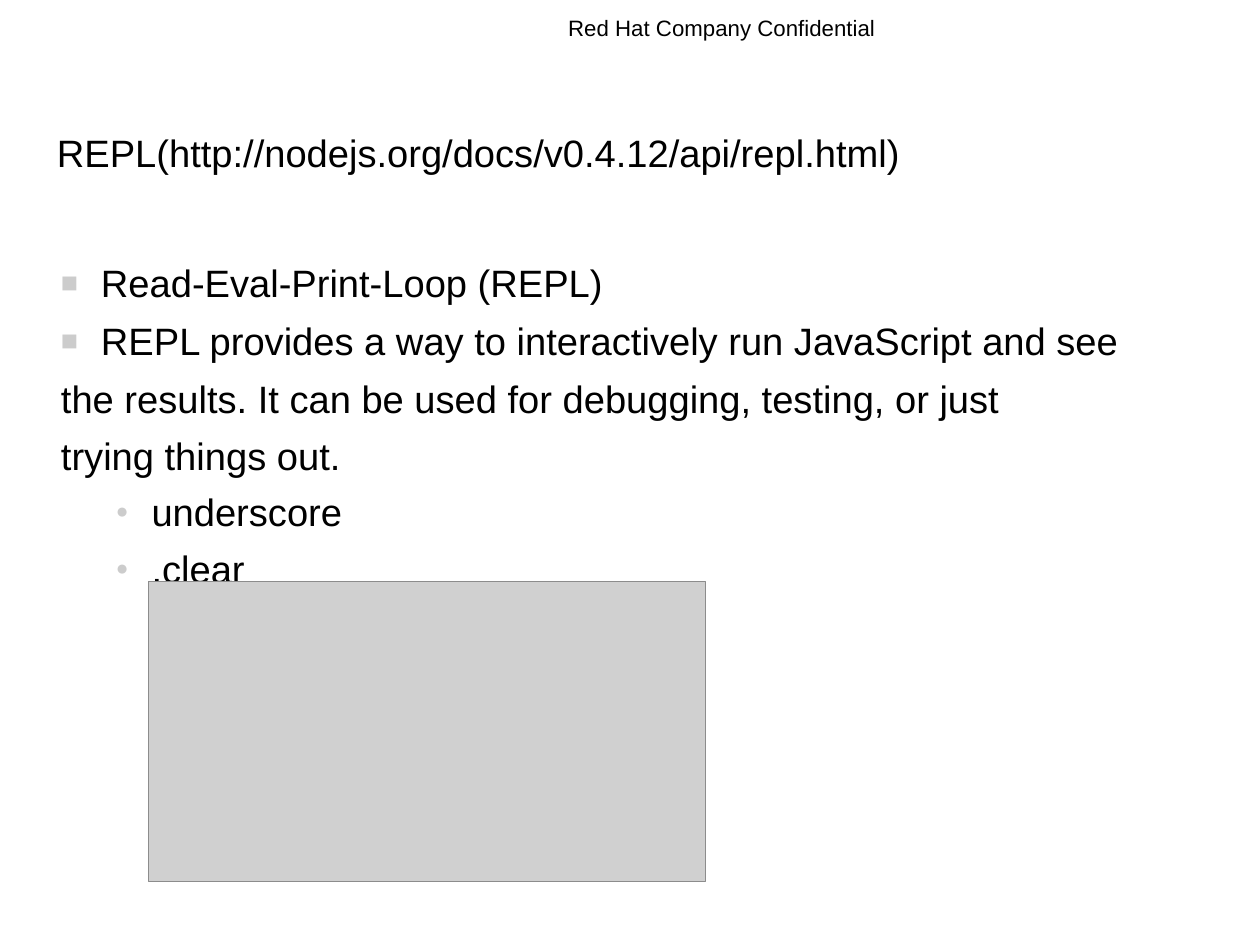
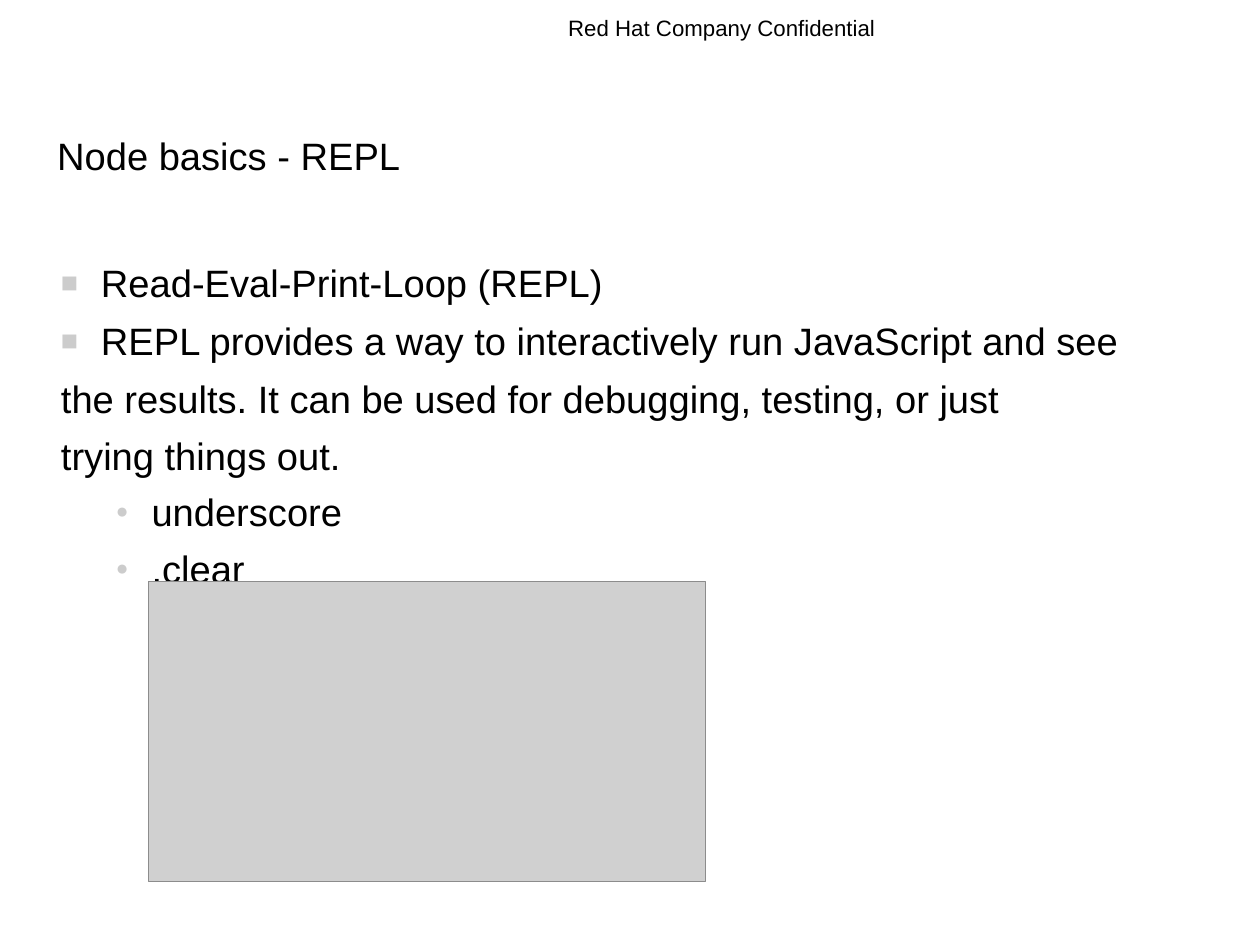
Before and after one commit to rhyw/node-trial, a slide deck: slide 6 of node-introduction.odp (slide 5 before the commit). Drawn at 1260x945 pixels with LibreOffice and Linux fonts; fonts in the diff are those of the drawing; grey boxes stand for pictures; background and template pictures are left out. Boxes give left, top, right and bottom in pixels: in the first picture for what was removed or moved away, otherwise in the second. Text is boxed around its words. In the diff, an @@ line names an element or a change of style, - is before the commit and + after.

```diff
--- a/node-introduction.odp
+++ b/node-introduction.odp
@@ title at <box>57,142,400,171</box>: text changed @@
-REPL(http://nodejs.org/docs/v0.4.12/api/repl.html)
+Node basics - REPL
```
Also in this commit, not shown: 13 other slides changed, 6 slides added, 1 slide removed.
